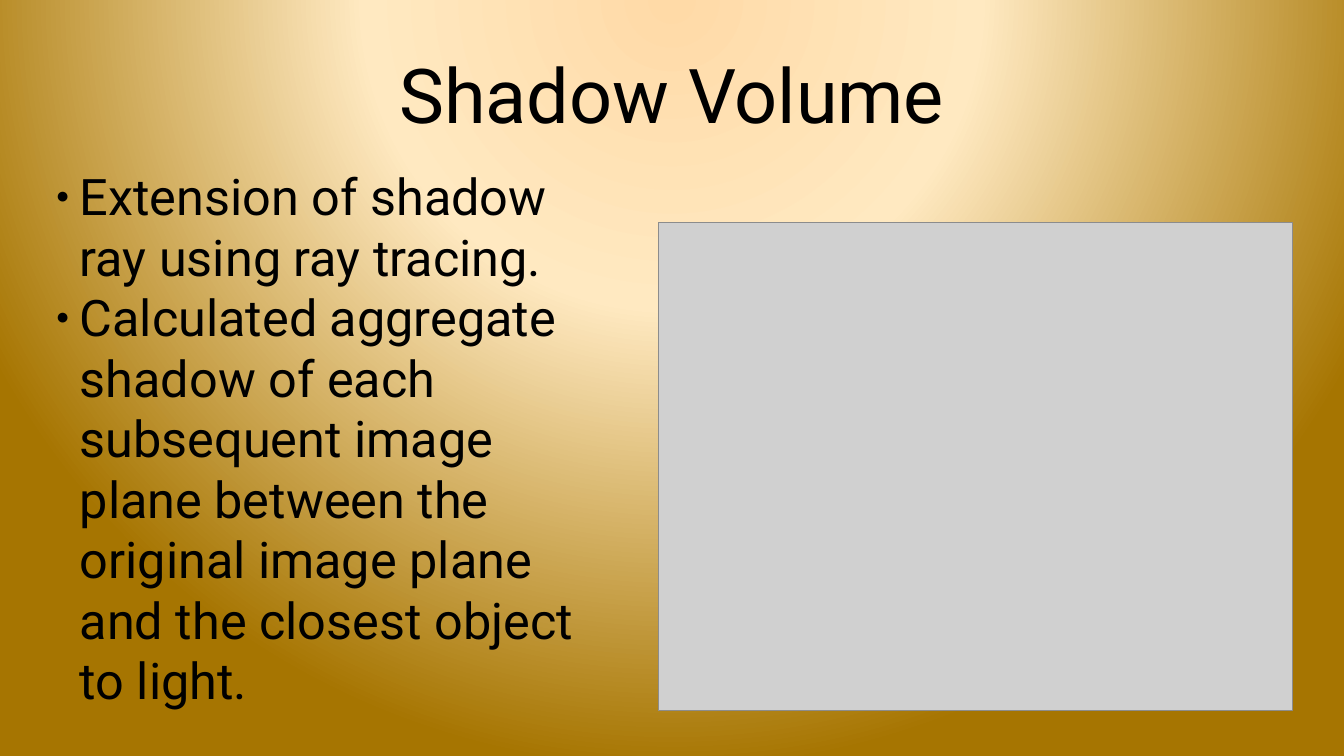
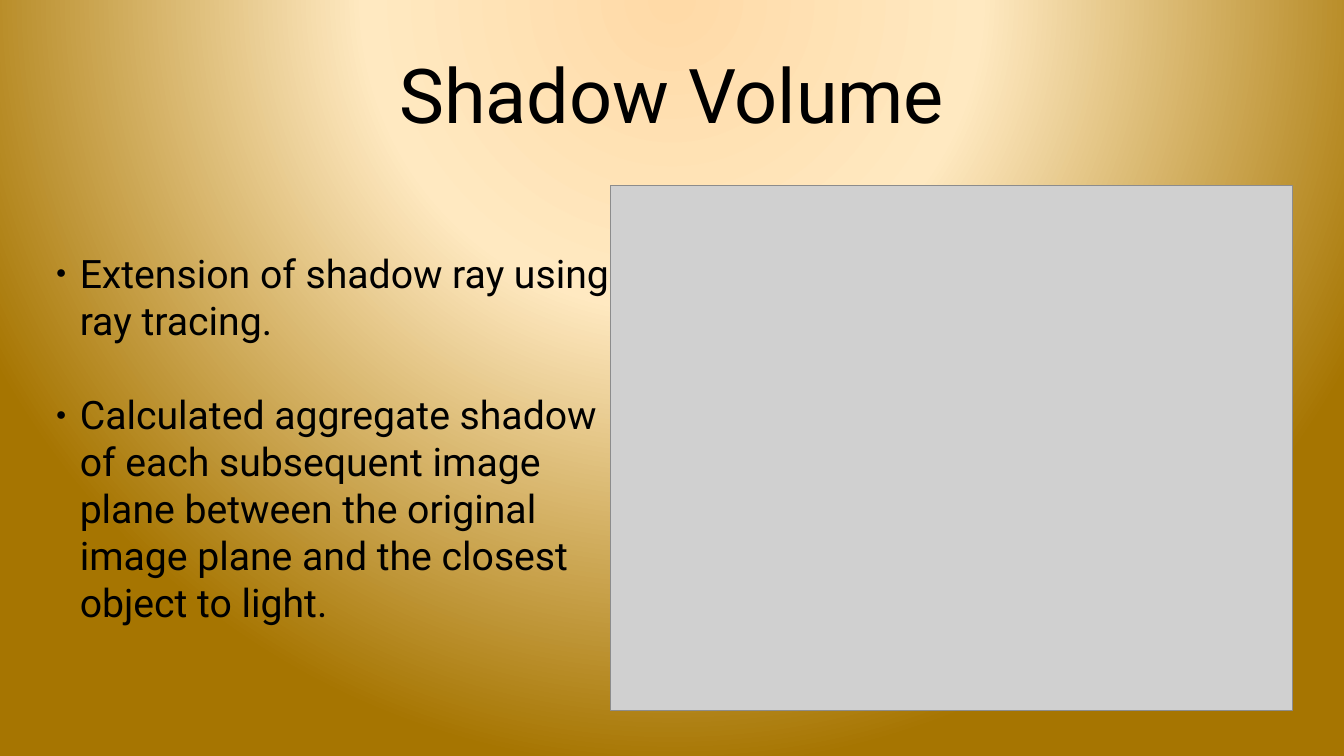
Before and after one commit to sreepada/CSCI580Project, a slide deck: slide 10 of documentation/FinalPresentation_UncannyValley.pptx. Drawn at 1344x756 pixels with LibreOffice and Linux fonts; fonts in the diff are those of the drawing; grey boxes stand for pictures; background and template pictures are left out. Boxes give left, top, right and bottom in pixels: in the first picture for what was removed or moved away, otherwise in the second. Text is boxed around its words. In the diff, an @@ line names an element or a change of style, - is before the commit and + after.

```diff
--- a/documentation/FinalPresentation_UncannyValley.pptx
+++ b/documentation/FinalPresentation_UncannyValley.pptx
@@ text "Extension of shadow ray using ..." at bbox=[80, 252, 609, 626]: size 36 to 28 pt @@
@@ picture: place and size @@
-picture at bbox=[658, 223, 1293, 712]
+picture at bbox=[611, 186, 1293, 711]
```
Also in this commit, not shown: 9 other slides changed.
